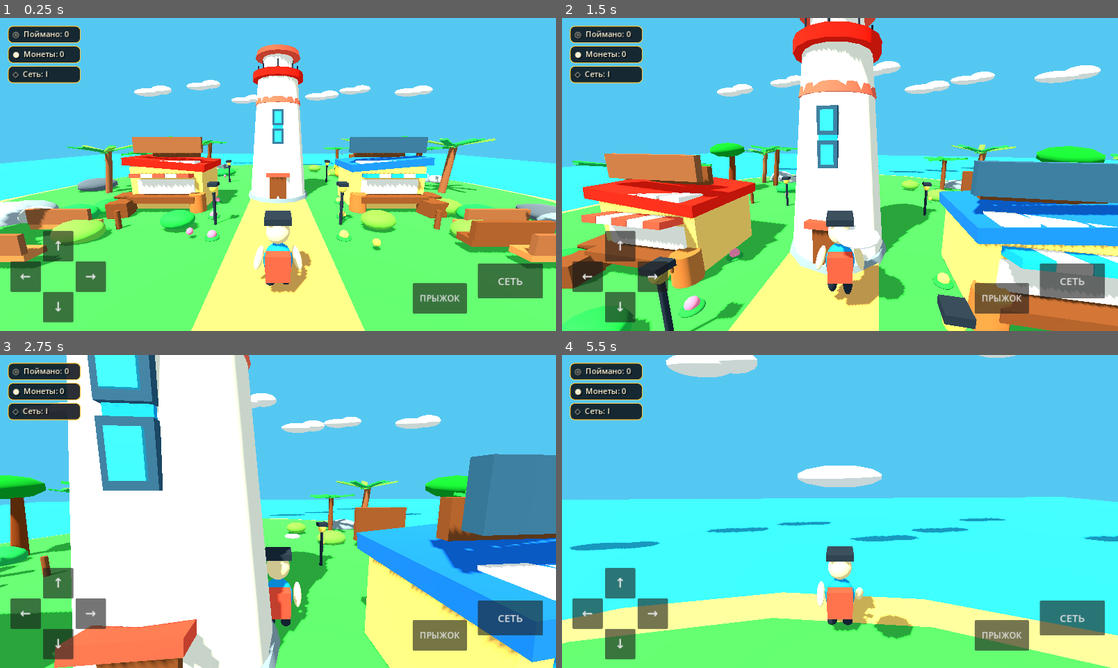
Above: before the commit, frames 1-4 (two rows, left to right).
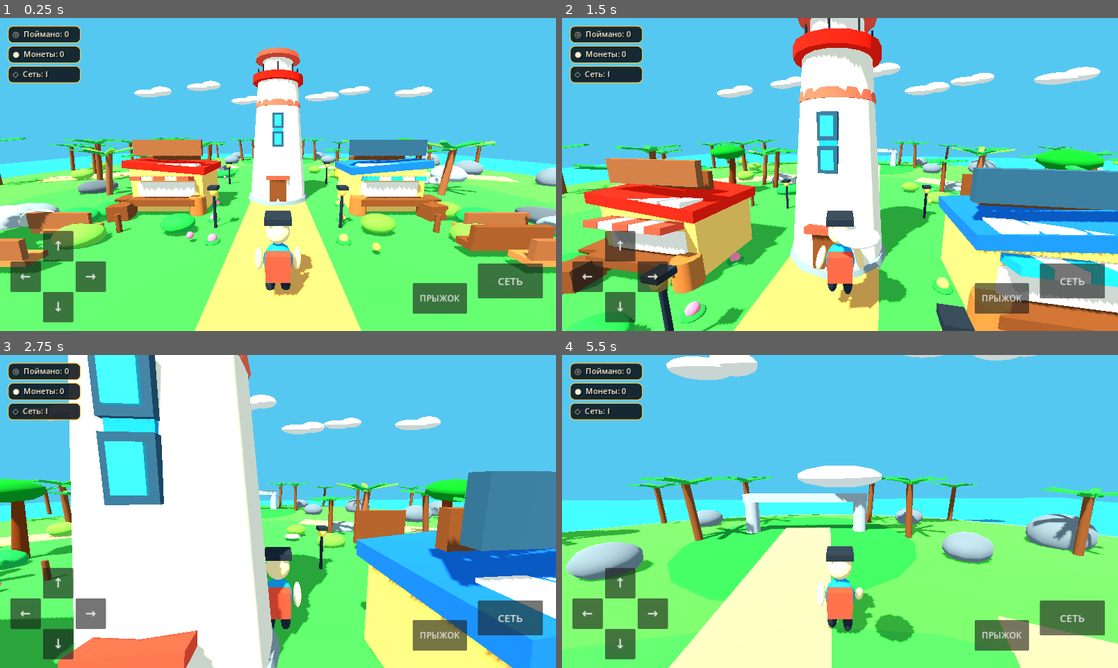
Above: after the commit, the same moments.

Repository: ksotik22/Catch-a-Mutant
Game: Godot game, scene res://scenes/main.tscn
Two runs of this game, one before a commit and one after it. Both use one fixed random seed, a clock stepped at 60 frames per second and the inputs below.
Inputs (mouse positions are in pixels of both pictures, inside the frame that each line leads up to):
- Up to frame 1 (0.25 s): no input
- Up to frame 2 (1.5 s): move the mouse to (867, 174) at 0.52 s; hold E 0.53-1.28 s; hold W from 0.53 s (still down); click (867, 174) at 0.67 s; tap Space at 0.77 s; move the mouse to (812, 174) at 1.27 s; tap E at 1.35 s
- Up to frame 3 (2.75 s): keep holding W; tap Space at 1.52 s; move the mouse to (289, 505) at 2.02 s; hold E from 2.03 s (still down)
- Up to frame 4 (5.5 s): keep holding W; move the mouse to (834, 517) at 2.77 s; release E at 2.78 s; tap E at 2.85, 4.35 s; click (834, 517) at 2.92 s; tap Space at 3.02, 3.77, 4.52 s; move the mouse to (878, 514) at 3.52 s; hold E 3.53-4.28 s; move the mouse to (795, 508) at 4.27 s; move the mouse to (845, 511) at 5.02 s; hold E from 5.03 s (still down); click (845, 511) at 5.17 s

The runs differ from the first frame. In frame 1, 16% of the frame differs, in the area x 0-100%, y 8-100%; in frame 2, 22%; in frame 3, 17%; in frame 4, 43%, in the area x 0-100%, y 0-100%.

Commit message:
Load expanded island world

Diff:
--- a/scripts/player.gd
+++ b/scripts/player.gd
@@ -20,6 +20,8 @@
     get_tree().current_scene.add_child(visual_upgrade)
     var concept_upgrade = preload("res://scripts/concept_upgrade.gd").new()
     get_tree().current_scene.add_child(concept_upgrade)
+    var map_expansion = preload("res://scripts/map_expansion.gd").new()
+    get_tree().current_scene.add_child(map_expansion)
     var mechanics = preload("res://scripts/world_mechanics.gd").new()
     get_tree().current_scene.add_child(mechanics)
     var mutant_spawner = preload("res://scripts/mutant_spawner.gd").new()
